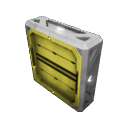
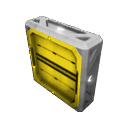
Two versions of the same layered image (128x128). Layer-by-layer changes:
painted on "kopie ConveyorSorterMedium.png" over 26, 28, 101, 109
